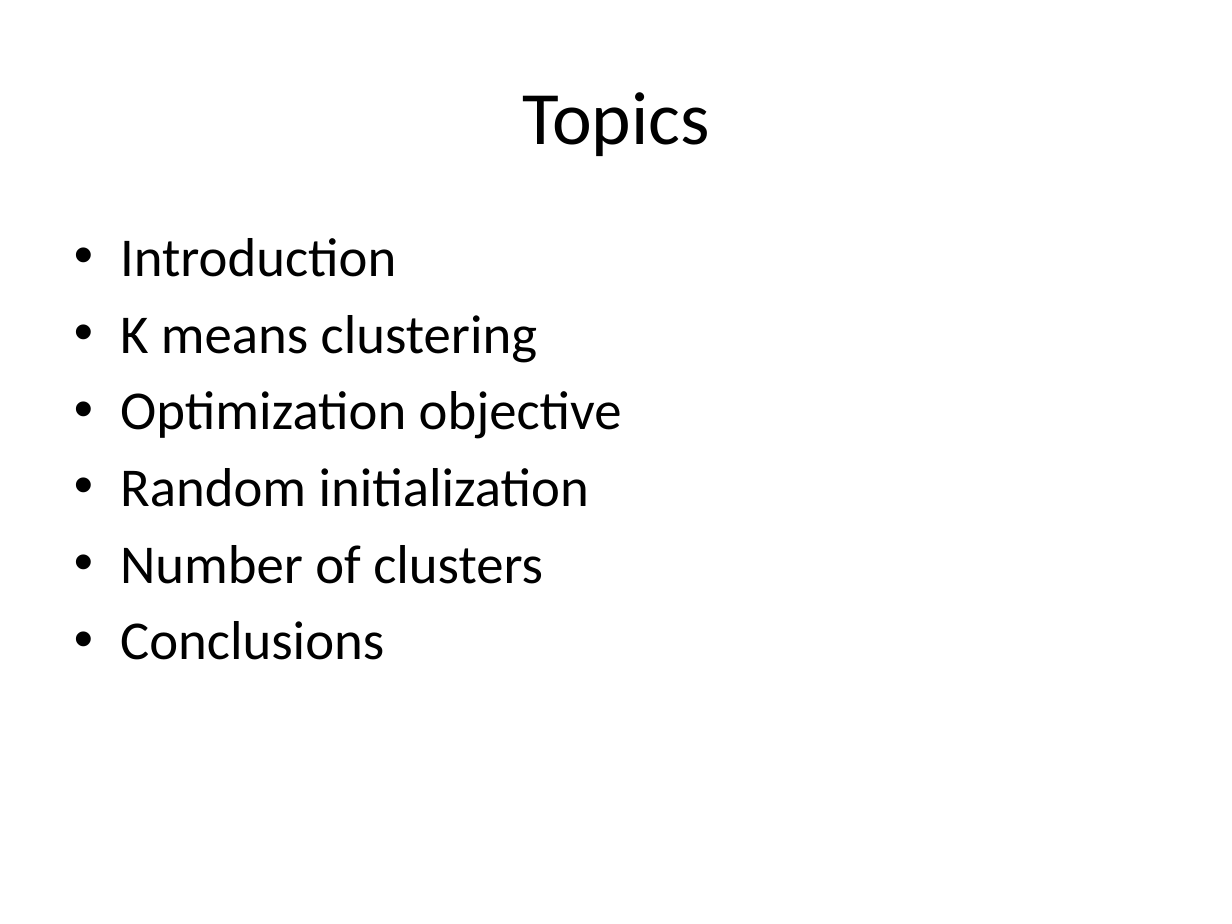
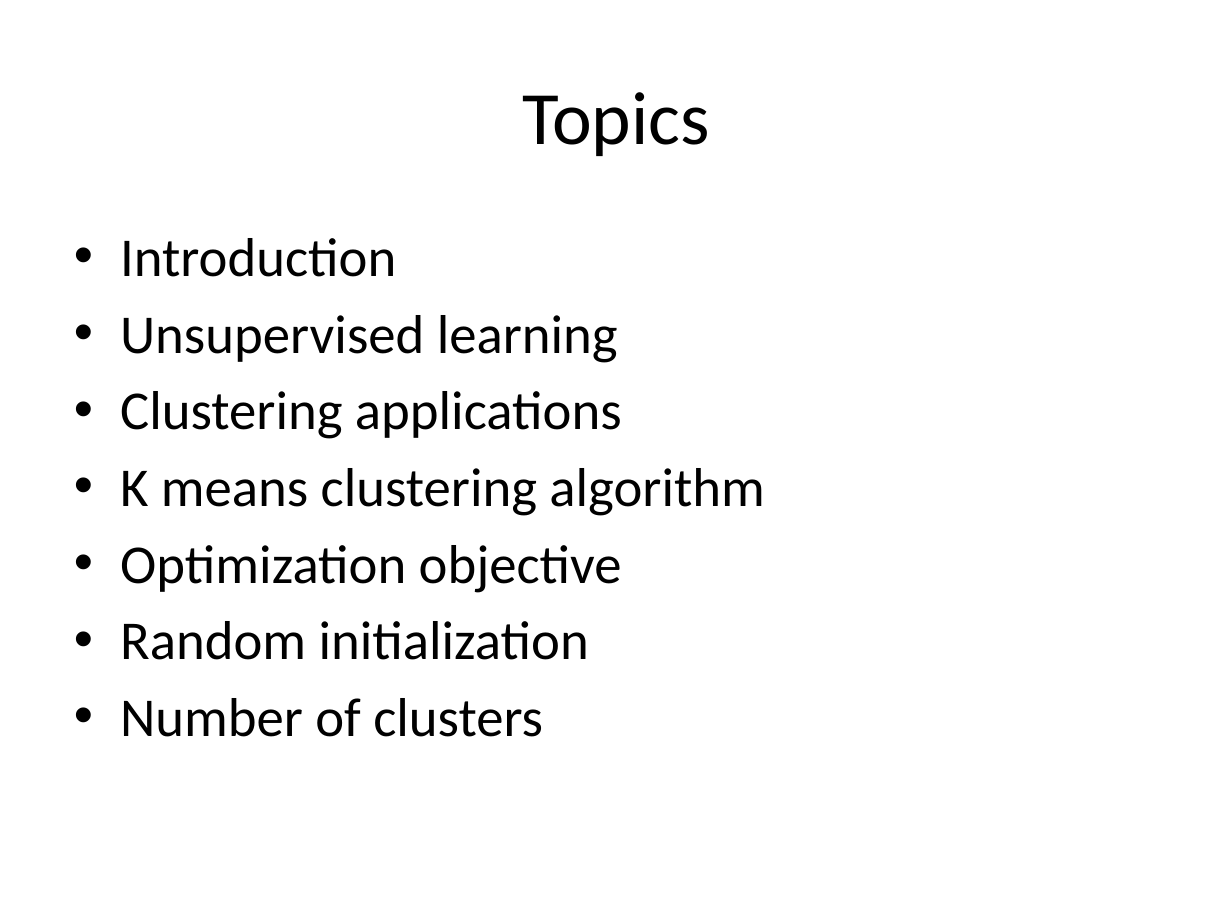
Before and after one commit to look4pritam/ArtificialIntelligence, a slide deck: slide 2 of MachineLearning/K-MeansClustering.pptx. Drawn at 1232x924 pixels with LibreOffice and Linux fonts; fonts in the diff are those of the drawing. Boxes give left, top, right and bottom in pixels: in the first picture for what was removed or moved away, otherwise in the second. Text is boxed around its words. In the diff, an @@ line names an element or a change of style, - is before the commit and + after.

```diff
--- a/MachineLearning/K-MeansClustering.pptx
+++ b/MachineLearning/K-MeansClustering.pptx
@@ text at (x1=120, y1=315, x2=764, y2=516): text changed @@
-• K means clustering
+• Unsupervised learning
+• Clustering applications
+• K means clustering algorithm
@@ text at (x1=120, y1=621, x2=384, y2=660): paragraph removed @@
-• Conclusions
```
Also in this commit, not shown: 1 other slide changed, 3 slides added.
